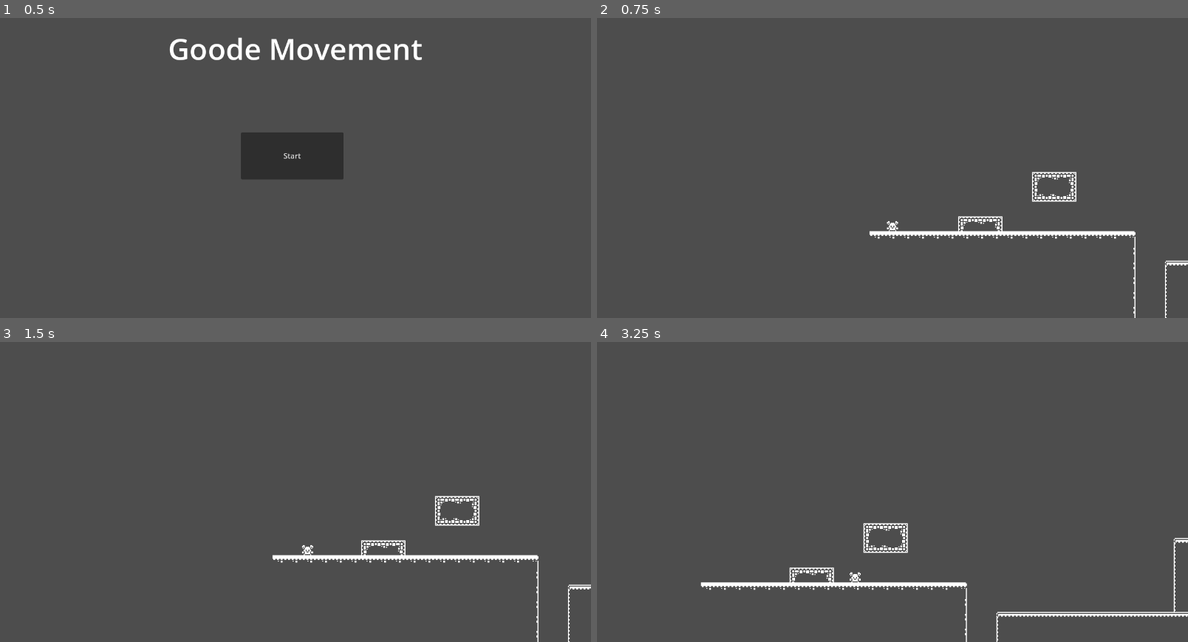
Above: before the commit, frames 1-4 (two rows, left to right).
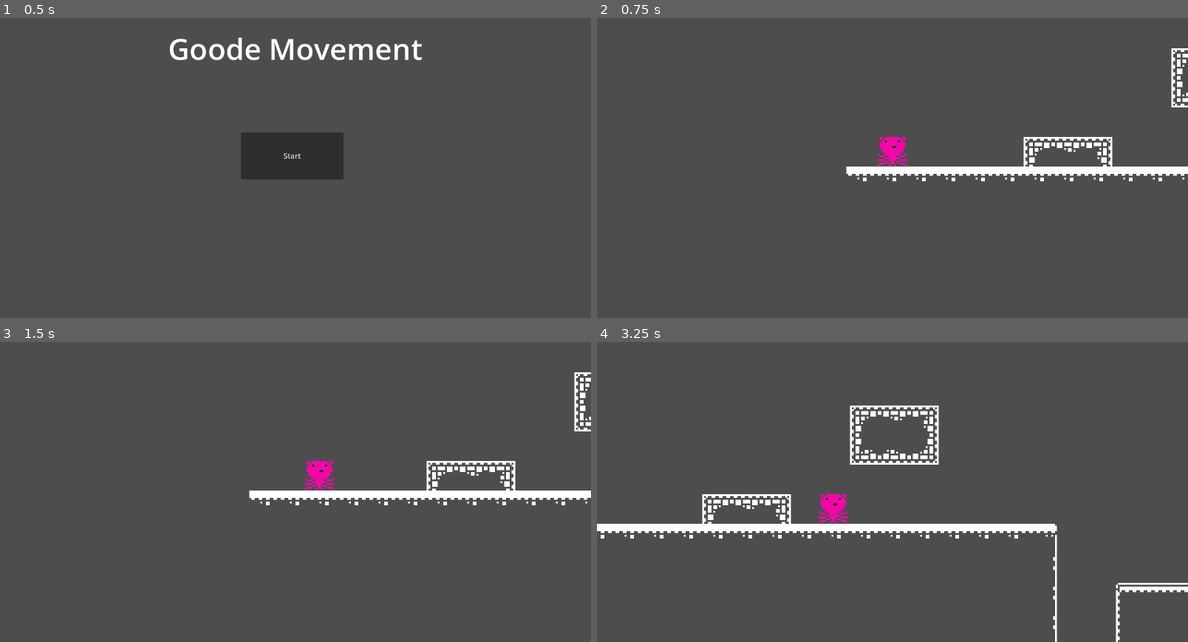
Above: after the commit, the same moments.

Repository: Allophycocyanin/GoodeMovement
Game: Godot game, scene res://main_menu.tscn
The game is run twice, just before and just after one commit, with the same random seed, the same clock (stepped at 60 frames per second) and the same inputs.
Inputs:
- Up to frame 1 (0.5 s): no input
- Up to frame 2 (0.75 s): click "Start" at 0.5 s
- Up to frame 3 (1.5 s): tap Enter at 1.25 s; hold D (move_right) from 1.28 s (still down); tap Shift (sprint) at 1.35 s
- Up to frame 4 (3.25 s): tap Space (jump) at 1.52, 2.27 s; tap Shift (sprint) at 2.1, 2.85 s; release D (move_right) at 2.78 s; hold A (move_left) from 2.78 s (still down)

Frame 1 is identical in both runs. In frame 2, 4.3% of the frame differs, in the area x 42-100%, y 10-100%; in frame 3, 4.3%; in frame 4, 6.7%, in the area x 0-100%, y 21-100%.

Commit message:
player model changed

Diff:
--- a/level_1.tscn
+++ b/level_1.tscn
@@ -3,6 +3,7 @@
 [ext_resource type="Script" path="res://level_1.gd" id="1_rwr4p"]
 [ext_resource type="Texture2D" uid="uid://6qbxyqcncgd5" path="res://data/images/monochrome_tilemap_transparent.png" id="2_e1215"]
 [ext_resource type="Script" path="res://player.gd" id="3_4ugv1"]
+[ext_resource type="Texture2D" uid="uid://d6t66606lsu2" path="res://data/images/player.png" id="4_walju"]
 
 [sub_resource type="TileSetAtlasSource" id="TileSetAtlasSource_2iml7"]
 resource_name = "Tilemap"
@@ -1286,15 +1287,11 @@
 physics_layer_0/collision_layer = 1
 sources/0 = SubResource("TileSetAtlasSource_2iml7")
 
-[sub_resource type="AtlasTexture" id="AtlasTexture_ivtte"]
-atlas = ExtResource("2_e1215")
-region = Rect2(0, 204, 16, 16)
-
 [sub_resource type="SpriteFrames" id="SpriteFrames_lj04k"]
 animations = [{
 "frames": [{
 "duration": 1.0,
-"texture": SubResource("AtlasTexture_ivtte")
+"texture": ExtResource("4_walju")
 }],
 "loop": true,
 "name": &"idle",
@@ -1302,7 +1299,7 @@
 }]
 
 [sub_resource type="RectangleShape2D" id="RectangleShape2D_sdw6c"]
-size = Vector2(6, 9)
+size = Vector2(14, 16)
 
 [node name="Level 1" type="Node2D"]
 script = ExtResource("1_rwr4p")
@@ -1325,8 +1322,8 @@
 script = ExtResource("3_4ugv1")
 
 [node name="Camera2D" type="Camera2D" parent="Player"]
-position = Vector2(13, 462)
-zoom = Vector2(2, 2)
+position = Vector2(13, 540)
+zoom = Vector2(4, 4)
 drag_horizontal_enabled = true
 drag_vertical_enabled = true
 
@@ -1336,5 +1333,5 @@
 animation = &"idle"
 
 [node name="CollisionShape2D" type="CollisionShape2D" parent="Player"]
-position = Vector2(13, 543.5)
+position = Vector2(13, 540)
 shape = SubResource("RectangleShape2D_sdw6c")
Binary file removed: data/images/tiles.png
Not shown, removed: data/images/tiles.png.import
